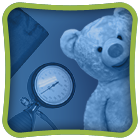
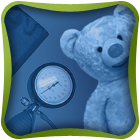
The second 140x140 image is a revision of the first. Changes to its layers:
painted on "Shape 1 copy" over [2, 2, 138, 138]
added layer "Shape 1 copy 2" over [0, 1, 140, 139]
